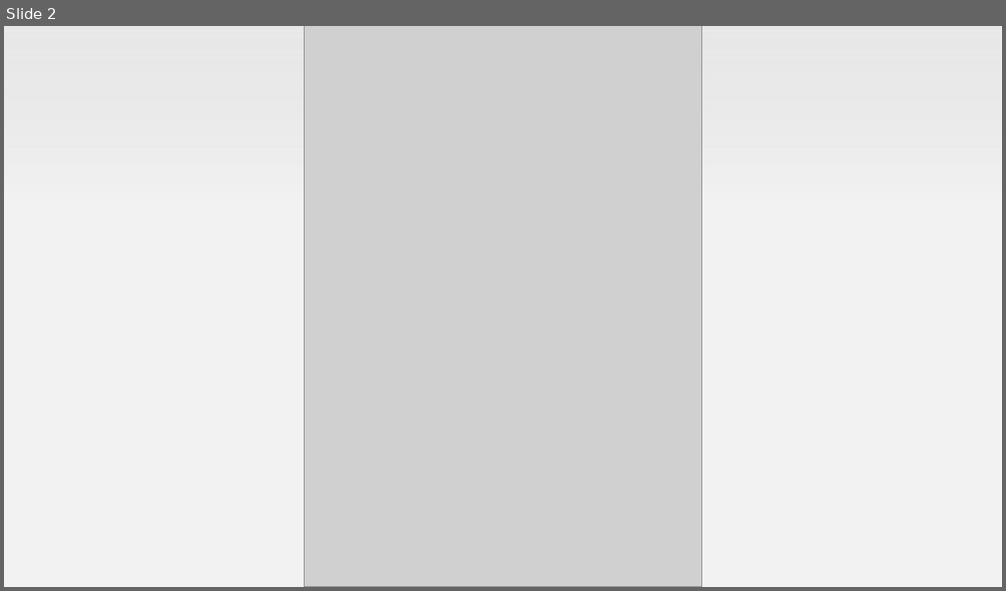
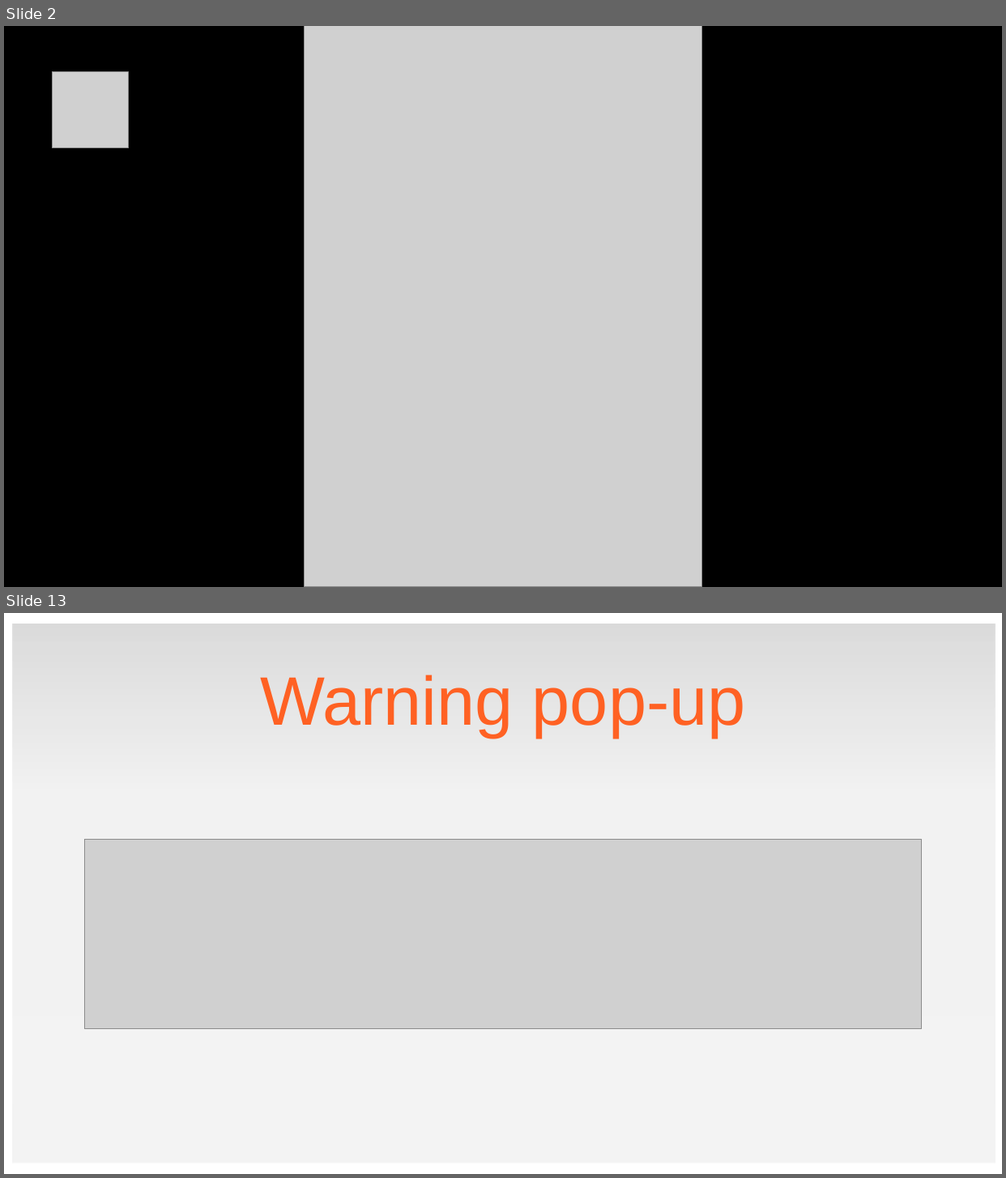
Before and after one commit to htl-leo-medtwt-projects/2425-sommerprojekt-2bhitm-SalvatorYioneesLacle, a slide deck: documentation/ExpertShop.pptx. Shown one above the other, each under a label of ours: slide 2 before the commit, slides 2 and 13 after it; the slides between them are not shown. The pictures are 1006x591 and 1006x1178 pixels, drawn with LibreOffice and Linux fonts; fonts in the diff are those of the drawing; grey boxes stand for pictures; background and template pictures are left out. Boxes give left, top, right and bottom in pixels: in the first picture for what was removed or moved away, otherwise in the second. Text is boxed around its words. In the diff, an @@ line names an element or a change of style, - is before the commit and + after.

```diff
--- a/documentation/ExpertShop.pptx
+++ b/documentation/ExpertShop.pptx
@@ slide 13 added at box(4, 613, 1002, 1174), background #FFFFFF @@
@@ rectangle added at box(12, 624, 995, 1163), fill gradient #F2F2F2 to #D9D9D9 @@
@@ text added at box(260, 675, 746, 737), 66 pt, text #FF6123 @@
+Warning pop-up
@@ picture added at box(85, 840, 922, 1029) @@
@@ slide 2 changed as well @@
@@ rectangle removed at box(4, 26, 1002, 587) @@
@@ rectangle added at box(4, 26, 1002, 587), fill #000000 @@
@@ picture added at box(53, 71, 129, 148) @@
```
Also in this commit, not shown: 19 other slides added, 2 slides removed, 11 other files.
